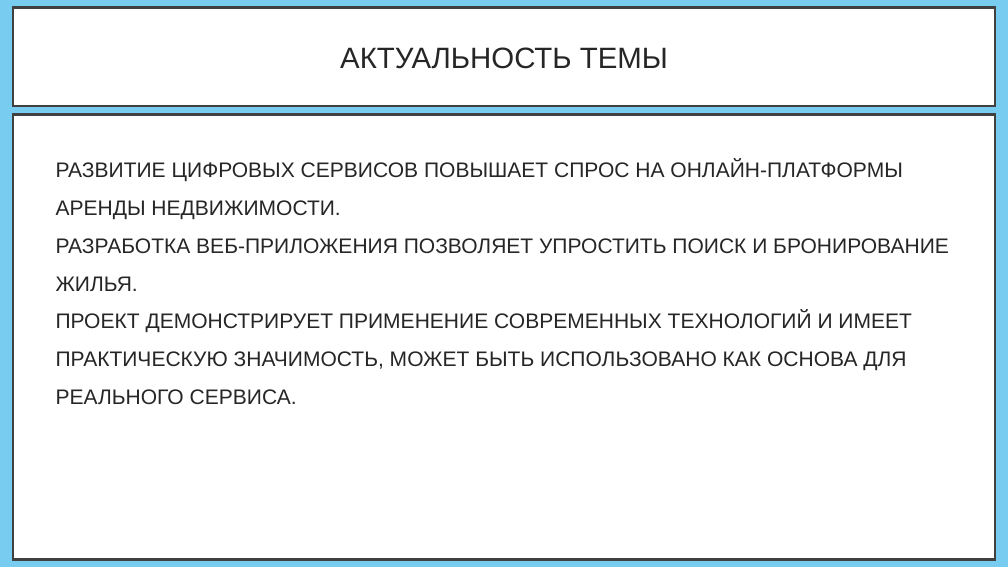
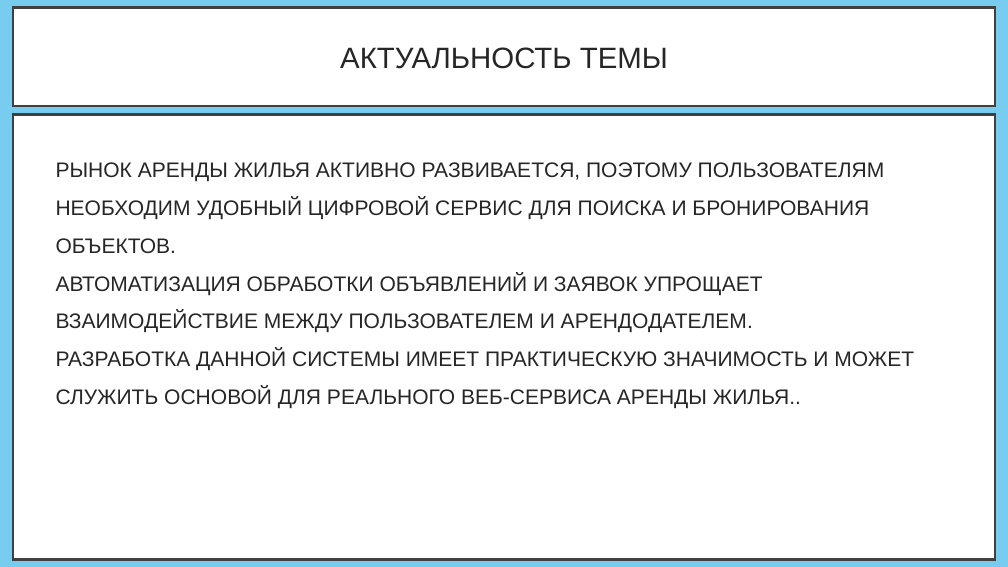
Before and after one commit to CaseBattle/231-20-tikhonenkov, a slide deck: slide 2 of курсач/курсовая/презентация.pptx. Drawn at 1008x567 pixels with LibreOffice and Linux fonts; fonts in the diff are those of the drawing. Boxes give left, top, right and bottom in pixels: in the first picture for what was removed or moved away, otherwise in the second. Text is boxed around its words. In the diff, an @@ line names an element or a change of style, - is before the commit and + after.

```diff
--- a/курсач/курсовая/презентация.pptx
+++ b/курсач/курсовая/презентация.pptx
@@ text at box(56, 162, 914, 409): text changed @@
-РАЗВИТИЕ ЦИФРОВЫХ СЕРВИСОВ ПОВЫШАЕТ СПРОС НА ОНЛАЙН-ПЛАТФОРМЫ АРЕНДЫ НЕДВИЖИМОСТИ.
-РАЗРАБОТКА ВЕБ-ПРИЛОЖЕНИЯ ПОЗВОЛЯЕТ УПРОСТИТЬ ПОИСК И БРОНИРОВАНИЕ ЖИЛЬЯ.
-ПРОЕКТ ДЕМОНСТРИРУЕТ ПРИМЕНЕНИЕ СОВРЕМЕННЫХ ТЕХНОЛОГИЙ И ИМЕЕТ ПРАКТИЧЕСКУЮ ЗНАЧИМОСТЬ, МОЖЕТ БЫТЬ ИСПОЛЬЗОВАНО КАК ОСНОВА ДЛЯ РЕАЛЬНОГО СЕРВИСА.
+РЫНОК АРЕНДЫ ЖИЛЬЯ АКТИВНО РАЗВИВАЕТСЯ, ПОЭТОМУ ПОЛЬЗОВАТЕЛЯМ НЕОБХОДИМ УДОБНЫЙ ЦИФРОВОЙ СЕРВИС ДЛЯ ПОИСКА И БРОНИРОВАНИЯ ОБЪЕКТОВ.
+АВТОМАТИЗАЦИЯ ОБРАБОТКИ ОБЪЯВЛЕНИЙ И ЗАЯВОК УПРОЩАЕТ ВЗАИМОДЕЙСТВИЕ МЕЖДУ ПОЛЬЗОВАТЕЛЕМ И АРЕНДОДАТЕЛЕМ.
+РАЗРАБОТКА ДАННОЙ СИСТЕМЫ ИМЕЕТ ПРАКТИЧЕСКУЮ ЗНАЧИМОСТЬ И МОЖЕТ СЛУЖИТЬ ОСНОВОЙ ДЛЯ РЕАЛЬНОГО ВЕБ-СЕРВИСА АРЕНДЫ ЖИЛЬЯ..
```
Also in this commit, not shown: 11 other slides changed, 1 slide added, 1 slide removed, 4 other files.
